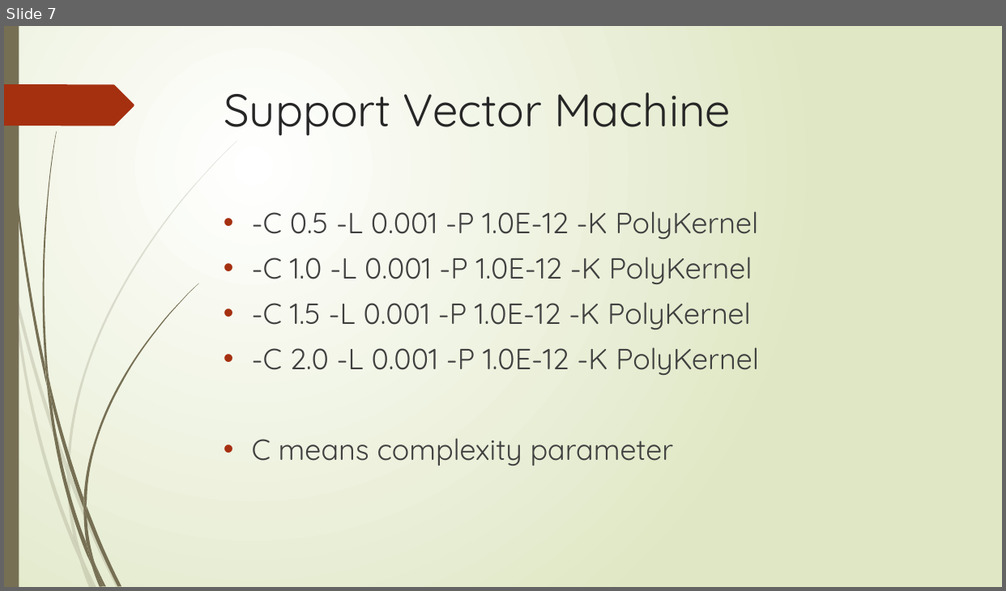
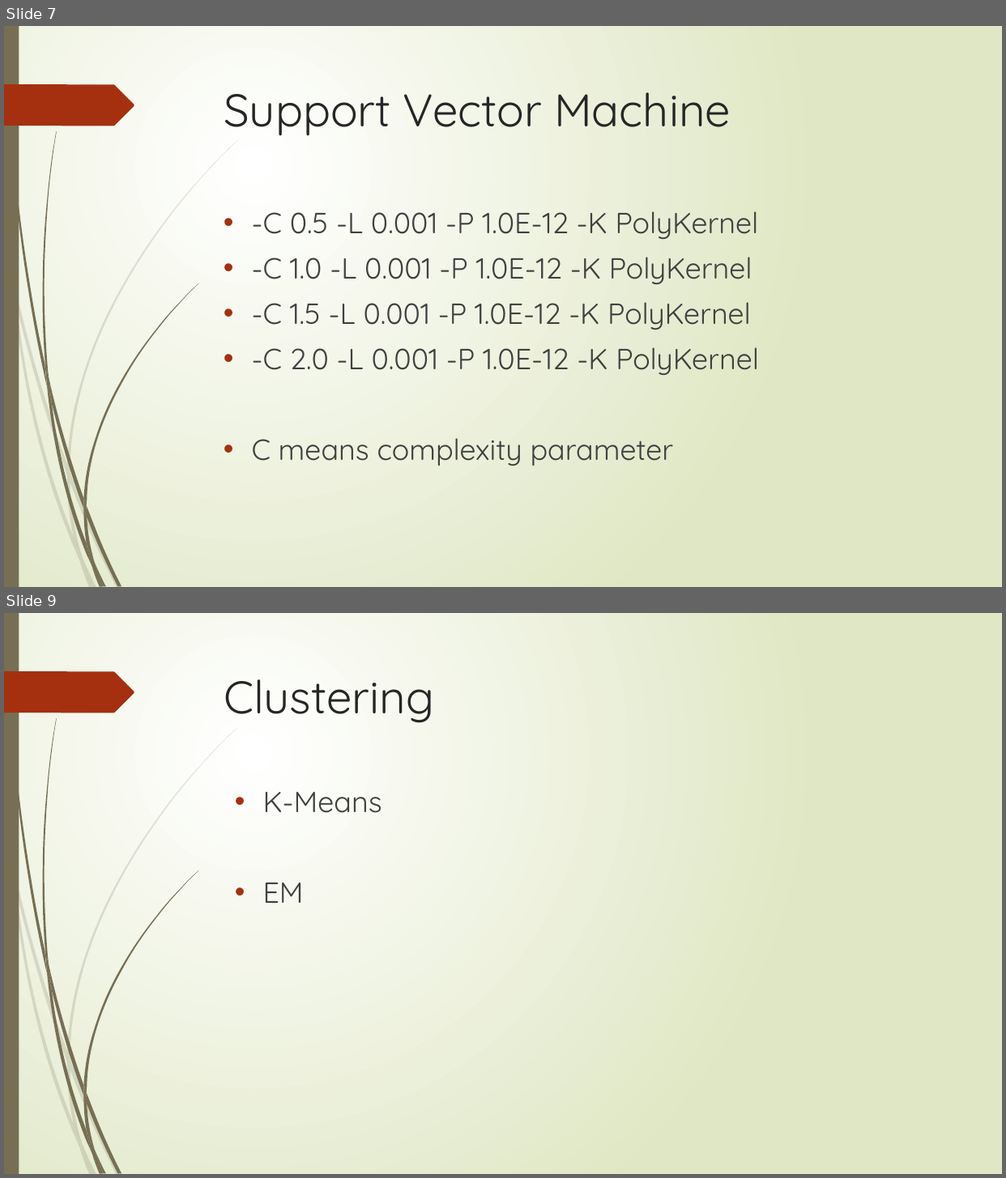
Before and after one commit to XiaokuanOSU/ML-Project, a slide deck: PPTGroup10.pptx. Shown one above the other, each under a label of ours: slide 7 before the commit, slides 7 and 9 after it; the slides between them are not shown. The pictures are 1006x591 and 1006x1178 pixels, drawn with LibreOffice and Linux fonts; fonts in the diff are those of the drawing. Boxes give left, top, right and bottom in pixels: in the first picture for what was removed or moved away, otherwise in the second. Text is boxed around its words. In the diff, an @@ line names an element or a change of style, - is before the commit and + after.

```diff
--- a/PPTGroup10.pptx
+++ b/PPTGroup10.pptx
@@ slide 9 added at bbox=[4, 613, 1002, 1174], background gradient #FFFFFF to #DFE8C4; not listed: 24 template elements that a slide beside it also shows @@
@@ title added at bbox=[224, 679, 434, 723], 44 pt, text #262626 @@
+Clustering
@@ text added at bbox=[263, 792, 382, 903], 28 pt, text #404040 @@
+• K-Means
+• EM
```
Also in this commit, not shown: 6 slides changed, 3 other slides added, 2 slides removed.
